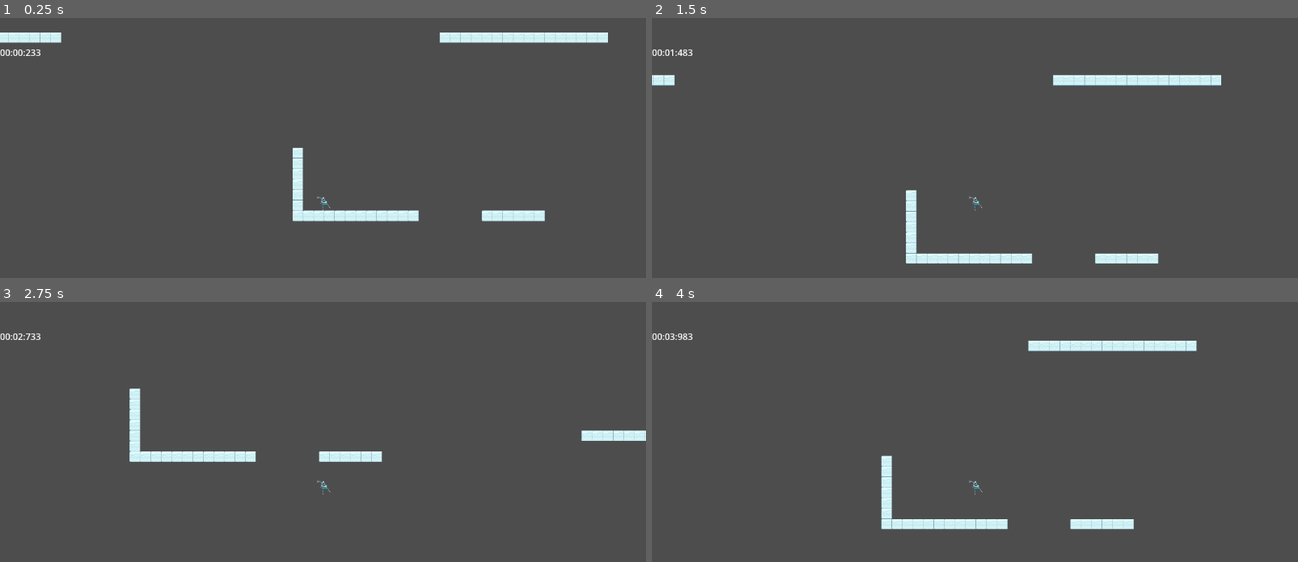
Above: before the commit, frames 1-4 (two rows, left to right).
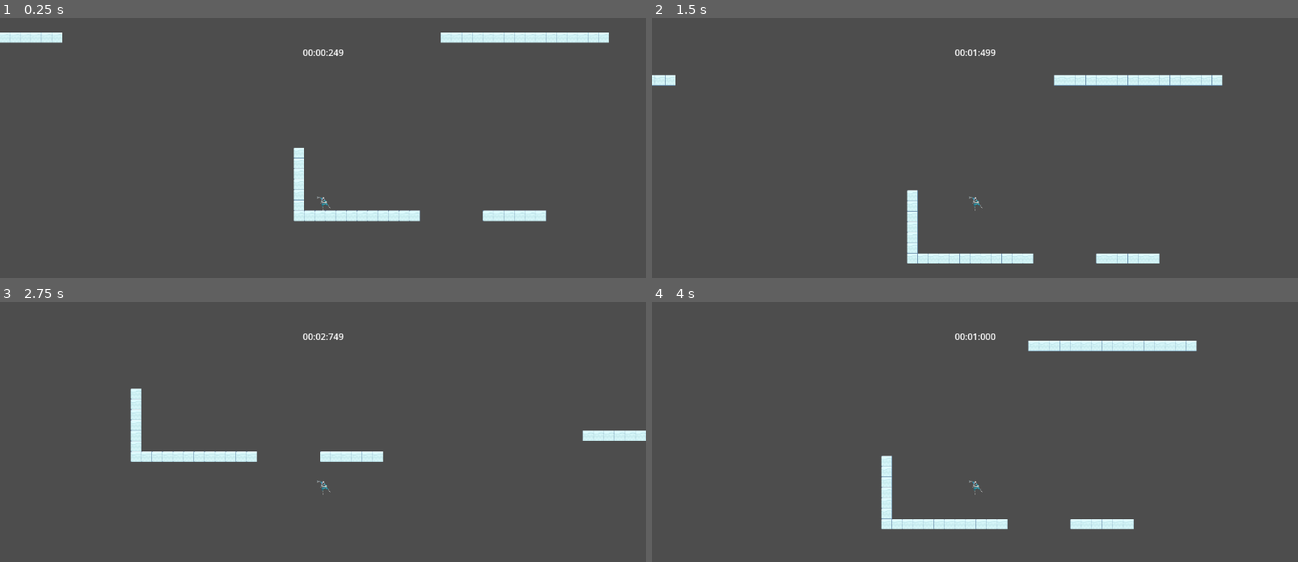
Above: after the commit, the same moments.

Repository: destroyer796/Jumpstart
Game: Godot game, scene res://main.tscn
Two runs of this game, one before a commit and one after it. Both use one fixed random seed, a clock stepped at 60 frames per second and the inputs below.
Inputs:
- Up to frame 1 (0.25 s): no input
- Up to frame 2 (1.5 s): tap Enter at 0.5 s; hold D (right) from 0.53 s (still down); tap Space (jump) at 0.77 s
- Up to frame 3 (2.75 s): tap Space (jump) at 1.52 s; release D (right) at 2.03 s; hold Left (left) from 2.03 s (still down)
- Up to frame 4 (4 s): release Left (left) at 2.78 s; hold D (right) from 2.78 s (still down); tap Space (jump) at 3.02, 3.77 s

The runs differ from the first frame. In frame 1, 0.6% of the frame differs, in the area x 0-95%, y 5-79%; in frame 2, 0.6%, in the area x 0-89%, y 12-95%; in frame 3, 0.5%; in frame 4, 0.2%.

Commit message:
Finished game

Diff:
--- a/finish.tscn
+++ b/finish.tscn
@@ -1,13 +1,12 @@
 [gd_scene load_steps=4 format=3 uid="uid://o3vnyhj5e10f"]
 
 [ext_resource type="Script" uid="uid://p178l81m2op" path="res://finish.gd" id="1_bt3yw"]
-[ext_resource type="Texture2D" uid="uid://bbg775gkcvxku" path="res://Frozone.webp" id="2_bt3yw"]
+[ext_resource type="Texture2D" uid="uid://c0d5t70rwlyi" path="res://Finish.png" id="2_bt3yw"]
 
 [sub_resource type="RectangleShape2D" id="RectangleShape2D_bt3yw"]
-size = Vector2(170, 160)
+size = Vector2(180, 60.0001)
 
 [node name="Finish" type="Node2D"]
-scale = Vector2(0.2, 0.2)
 script = ExtResource("1_bt3yw")
 
 [node name="Sprite2D" type="Sprite2D" parent="."]
@@ -18,8 +17,7 @@
 [node name="Area2D" type="Area2D" parent="."]
 
 [node name="CollissionShape2D" type="CollisionShape2D" parent="Area2D"]
-position = Vector2(20, 25)
-scale = Vector2(0.999999, 0.999999)
+position = Vector2(25, 25)
 shape = SubResource("RectangleShape2D_bt3yw")
 
 [connection signal="body_entered" from="Area2D" to="." method="_on_area_2d_body_entered"]
--- /dev/null
+++ b/finish_screen.gd
@@ -0,0 +1,20 @@
+extends Control
+
+
+# Called when the node enters the scene tree for the first time.
+func _ready() -> void:
+	$Time.text = str(HUD.get_time(HUD.time))
+
+
+# Called every frame. 'delta' is the elapsed time since the previous frame.
+func _process(delta: float) -> void:
+	pass
+
+
+
+func _on_restart_pressed() -> void:
+	HUD.reset_timer()
+	get_tree().change_scene_to_file("res://main.tscn")
+
+func _on_quit_pressed() -> void:
+	get_tree().quit()
--- /dev/null
+++ b/finish_screen.tscn
@@ -0,0 +1,100 @@
+[gd_scene load_steps=4 format=3 uid="uid://bdb8nstyml8xv"]
+
+[ext_resource type="Script" uid="uid://d1tc1poarls4k" path="res://finish_screen.gd" id="1_5rqkg"]
+
+[sub_resource type="StyleBoxFlat" id="StyleBoxFlat_y28qx"]
+bg_color = Color(0.144063, 0.144063, 0.144062, 1)
+
+[sub_resource type="StyleBoxFlat" id="StyleBoxFlat_5rqkg"]
+bg_color = Color(1, 1, 1, 1)
+corner_radius_top_left = 16
+corner_radius_top_right = 16
+corner_radius_bottom_right = 16
+corner_radius_bottom_left = 16
+
+[node name="FinishMenu" type="Control"]
+layout_mode = 3
+anchors_preset = 15
+anchor_right = 1.0
+anchor_bottom = 1.0
+grow_horizontal = 2
+grow_vertical = 2
+script = ExtResource("1_5rqkg")
+
+[node name="Panel" type="Panel" parent="."]
+layout_mode = 1
+anchors_preset = 15
+anchor_right = 1.0
+anchor_bottom = 1.0
+grow_horizontal = 2
+grow_vertical = 2
+theme_override_styles/panel = SubResource("StyleBoxFlat_y28qx")
+
+[node name="Label" type="Label" parent="."]
+layout_mode = 1
+anchors_preset = 8
+anchor_left = 0.5
+anchor_top = 0.5
+anchor_right = 0.5
+anchor_bottom = 0.5
+offset_left = -148.5
+offset_top = -277.0
+offset_right = 148.5
+offset_bottom = -181.0
+grow_horizontal = 2
+grow_vertical = 2
+theme_override_font_sizes/font_size = 70
+text = "You Win!"
+horizontal_alignment = 1
+vertical_alignment = 1
+
+[node name="Time" type="Label" parent="."]
+layout_mode = 1
+anchors_preset = 8
+anchor_left = 0.5
+anchor_top = 0.5
+anchor_right = 0.5
+anchor_bottom = 0.5
+offset_left = -148.5
+offset_top = -115.0
+offset_right = 148.5
+offset_bottom = -19.0
+grow_horizontal = 2
+grow_vertical = 2
+theme_override_font_sizes/font_size = 70
+horizontal_alignment = 1
+vertical_alignment = 1
+
+[node name="VBoxContainer" type="VBoxContainer" parent="."]
+layout_mode = 1
+anchors_preset = 8
+anchor_left = 0.5
+anchor_top = 0.5
+anchor_right = 0.5
+anchor_bottom = 0.5
+offset_left = -167.0
+offset_top = 91.0
+offset_right = 201.0
+offset_bottom = 256.0
+grow_horizontal = 2
+grow_vertical = 2
+theme_override_constants/separation = 10
+
+[node name="Restart" type="Button" parent="VBoxContainer"]
+layout_mode = 2
+size_flags_vertical = 3
+theme_override_colors/font_color = Color(0, 0, 0, 1)
+theme_override_font_sizes/font_size = 30
+theme_override_styles/normal = SubResource("StyleBoxFlat_5rqkg")
+text = "Restart"
+
+[node name="Quit" type="Button" parent="VBoxContainer"]
+layout_mode = 2
+size_flags_vertical = 3
+theme_override_colors/font_color = Color(0, 0, 0, 1)
+theme_override_font_sizes/font_size = 30
+theme_override_styles/normal = SubResource("StyleBoxFlat_5rqkg")
+text = "Quit"
+
+[connection signal="pressed" from="VBoxContainer/Restart" to="." method="_on_restart_pressed"]
+[connection signal="pressed" from="VBoxContainer/Quit" to="." method="_on_quit_pressed"]
--- a/hud.tscn
+++ b/hud.tscn
@@ -4,11 +4,18 @@
 
 [sub_resource type="LabelSettings" id="LabelSettings_64ctp"]
 
-[node name="HUD" type="CanvasLayer"]
+[node name="Hud" type="CanvasLayer"]
 script = ExtResource("1_37p78")
 
 [node name="TimerLabel" type="Label" parent="."]
-offset_right = 40.0
+anchors_preset = 5
+anchor_left = 0.5
+anchor_right = 0.5
+offset_left = -36.5
+offset_right = 36.5
 offset_bottom = 23.0
+grow_horizontal = 2
+pivot_offset = Vector2(36, 0)
 text = "00:00:000"
 label_settings = SubResource("LabelSettings_64ctp")
+horizontal_alignment = 1
--- a/main.tscn
+++ b/main.tscn
@@ -4466,7 +4466,7 @@
 script = ExtResource("1_1bvp3")
 
 [node name="Player" type="CharacterBody2D" parent="."]
-position = Vector2(-156, 355)
+position = Vector2(-164, 355)
 script = ExtResource("1_h2yge")
 
 [node name="CollisionShape2D" type="CollisionShape2D" parent="Player"]
@@ -4492,5 +4492,5 @@
 transform = Transform2D(1, 0, 0, 1, 0, 50)
 
 [node name="Finish" parent="." instance=ExtResource("6_7mycd")]
-position = Vector2(-42966, -86)
-scale = Vector2(1, 1)
+position = Vector2(-42932, -78)
+scale = Vector2(3, 3)
--- a/scripts/event_controller.gd
+++ b/scripts/event_controller.gd
@@ -1,6 +1,8 @@
 extends Node
 
 signal level_completed
+
+signal died
 
 
 # Called when the node enters the scene tree for the first time.
--- a/scripts/game_controller.gd
+++ b/scripts/game_controller.gd
@@ -1,17 +1,16 @@
 extends Node
 
-
+var time = 0
 
 func finish():
 	var player = get_node("/root/Main/Player")
-	EventController.emit_signal("level_completed")
 	player.reset_position()
-
+	get_tree().change_scene_to_file("res://finish_screen.tscn")
 # Called when the node enters the scene tree for the first time.
 func _ready() -> void:
-	pass # Replace with function body.
+	pass
 
 
 # Called every frame. 'delta' is the elapsed time since the previous frame.
-func _process(delta: float) -> void:
+func _process(_delta: float) -> void:
 	pass
--- a/scripts/hud.gd
+++ b/scripts/hud.gd
@@ -1,6 +1,7 @@
-extends CanvasLayer
+class_name HUD extends CanvasLayer
 
-var time = 0
+static var time = 0
+static var added_time = "00:00:000"
 
 # Called when the node enters the scene tree for the first time.
 func _ready() -> void:
@@ -10,11 +11,20 @@
 # Called every frame. 'delta' is the elapsed time since the previous frame.
 func _process(delta: float) -> void:
 	time += delta
+	get_time(time)
+	update_timer()
 
-
-func update_score(score):
+static func get_time(time):
 	var minutes: int = int(time / 60)
 	var seconds: int = int(fmod(time, 60.0))
 	var mseconds: int = int(fmod(time * 1000, 1000.0))
 
-	$TimerLabel.text = "%02d:%02d:%03d" % [minutes, seconds, mseconds]
+	added_time = "%02d:%02d:%03d" % [minutes, seconds, mseconds]
+	return(added_time)
+
+func update_timer():
+	$TimerLabel.text = added_time
+
+
+static func reset_timer():
+	time = 0
--- a/scripts/main.gd
+++ b/scripts/main.gd
@@ -1,13 +1,11 @@
 extends Node
-
-var score = 0
 
 
 # Called when the node enters the scene tree for the first time.
 func _ready() -> void:
-	pass # Replace with function body.
+	pass
 
 
 # Called every frame. 'delta' is the elapsed time since the previous frame.
 func _process(delta: float) -> void:
-	$HUD.update_score(score)
+	pass
--- a/scripts/player.gd
+++ b/scripts/player.gd
@@ -24,9 +24,8 @@
 	move_and_slide()
 
 	if position.y > 1000:
-		position = Vector2(0,0)
-		velocity.x = 0
-		velocity.y = 0
+		reset_position()
+		HUD.reset_timer()
 
 func reset_position():
 	position = Vector2(0, 0)
Binary file added: Finish.png
Not shown, added: Finish.png.import
Not shown, added: export_presets.cfg
Not shown, added: exports/Jumpstart.apple-touch-icon.png.import
Not shown, added: exports/Jumpstart.icon.png.import
Not shown, added: exports/Jumpstart.png.import
Not shown, added: exports/index.apple-touch-icon.png.import
Not shown, added: exports/index.icon.png.import
Not shown, added: exports/index.png.import
Not shown, added: finish_screen.gd.uid
Not shown, added: exports/Icy-Speed-Web.zip
Not shown, added: exports/IcySpeedWeb.zip
(and 18 more such lines)
